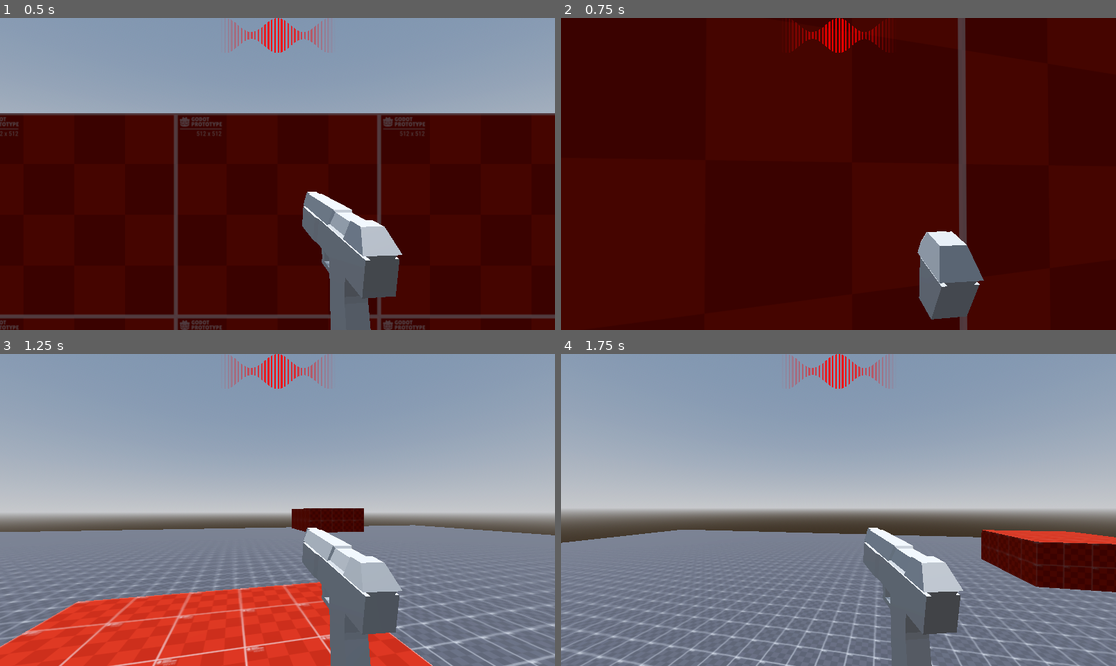
Above: before the commit, frames 1-4 (two rows, left to right).
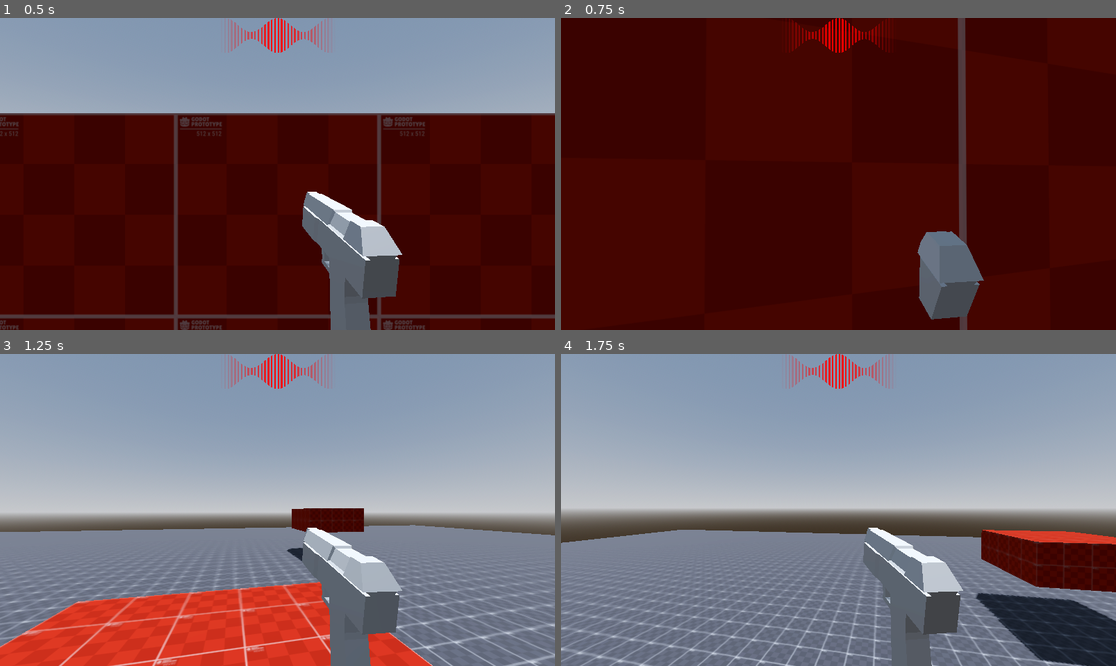
Above: after the commit, the same moments.

Repository: WasteIy/GameOff2025
Game: Godot game, scene res://Scenes/Levels/debug_level.tscn
The game is run twice, just before and just after one commit, with the same random seed, the same clock (stepped at 60 frames per second) and the same inputs.
Inputs (mouse positions are in pixels of both pictures, inside the frame that each line leads up to):
- Up to frame 1 (0.5 s): no input
- Up to frame 2 (0.75 s): tap Enter at 0.5 s; move the mouse to (866, 174) at 0.52 s; hold W (move_forward) from 0.53 s (still down); hold Ctrl (crouch) from 0.53 s (still down); click (866, 174) at 0.67 s
- Up to frame 3 (1.25 s): keep holding W (move_forward); keep holding Ctrl (crouch); tap Space (jump) at 0.77 s
- Up to frame 4 (1.75 s): keep holding W (move_forward); move the mouse to (810, 510) at 1.27 s; release Ctrl (crouch) at 1.28 s; tap Shift (run) at 1.35 s; tap Space (jump) at 1.52 s

Frame 1 is identical in both runs. In frame 2, 0.6% of the frame differs, in the area x 64-76%, y 68-87%; in frame 3, less than 0.1%; in frame 4, 3.9%, in the area x 74-100%, y 76-100%.

Commit message:
Update material

Diff:
--- a/Assets/Materials/structure_material_red.tres
+++ b/Assets/Materials/structure_material_red.tres
@@ -3,7 +3,6 @@
 [ext_resource type="Texture2D" uid="uid://bon4mtbhvo3qo" path="res://Assets/Textures/checker_red_512x512.png" id="1_3f6vf"]
 
 [resource]
-transparency = 1
 albedo_color = Color(0.6789437, 0.6789437, 0.6789436, 1)
 albedo_texture = ExtResource("1_3f6vf")
 metallic_specular = 0.0
